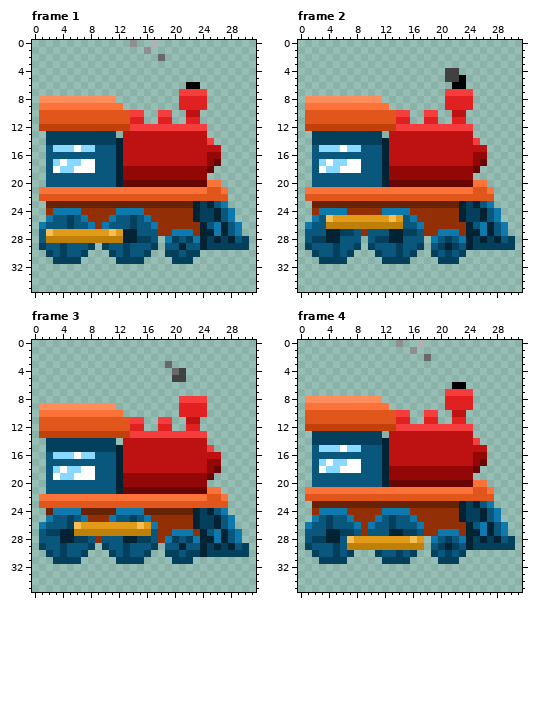
File history of a pixel-art file, aseprite/Train/engine.aseprite. The picture above was drawn from the file before the commit.
32x36 pixels, 6 frames. Shown: frame 1, frame 2, frame 3, frame 4. The commit also changed other frames, which this record leaves out.
After:
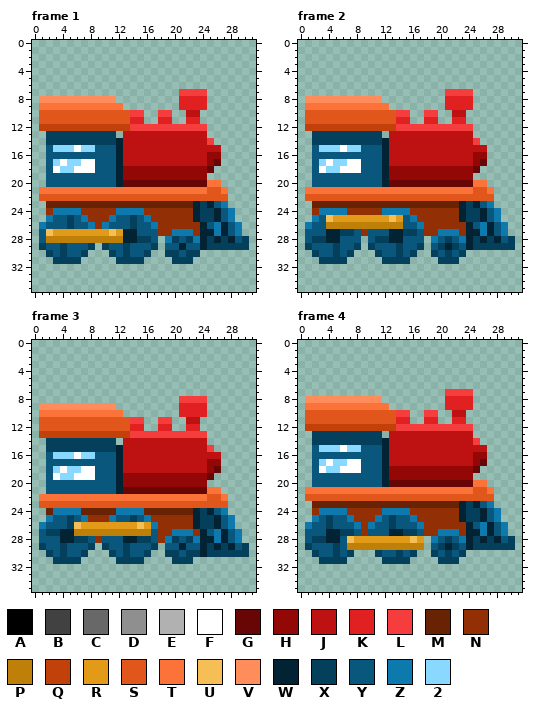
Palette (. is transparent): A #000000  B #414141  C #686868  D #8f8f8f  E #b1b1b1  F #ffffff  G #680505  H #930707  J #be1111  K #e12121  L #f63d3d  M #682204  N #932f04  P #be8009  Q #c2410a  R #e19b18  S #e1561b  T #fb7339  U #f6bf55  V #ff8c5b  W #022334  X #043f5b  Y #09577d  Z #0e79ad  2 #88d8ff
Difference:
{"where": "frame 1, layer \"Flattened\""}
{"frame":1,"y":0,"x":14,"old":"D","new":"."}
{"frame":1,"y":0,"x":17,"old":"E","new":"."}
{"frame":1,"y":1,"x":16,"old":"D","new":"."}
{"frame":1,"y":2,"x":18,"old":"C","new":"."}
{"frame":1,"y":6,"x":22,"old":"AA","new":".."}
{"where": "frame 2, layer \"Flattened\""}
{"frame":2,"y":4,"x":21,"old":"BB","new":".."}
{"frame":2,"y":5,"x":21,"old":"BBA","new":"..."}
{"frame":2,"y":6,"x":22,"old":"AA","new":".."}
{"where": "frame 3, layer \"Flattened\""}
{"frame":3,"y":3,"x":19,"old":"C","new":"."}
{"frame":3,"y":4,"x":20,"old":"CB","new":".."}
{"frame":3,"y":5,"x":20,"old":"BB","new":".."}
{"where": "frame 4, layer \"Flattened\""}
{"frame":4,"y":0,"x":14,"old":"D","new":"."}
{"frame":4,"y":0,"x":17,"old":"E","new":"."}
{"frame":4,"y":1,"x":16,"old":"D","new":"."}
{"frame":4,"y":2,"x":18,"old":"C","new":"."}
{"frame":4,"y":6,"x":22,"old":"AA","new":".."}
